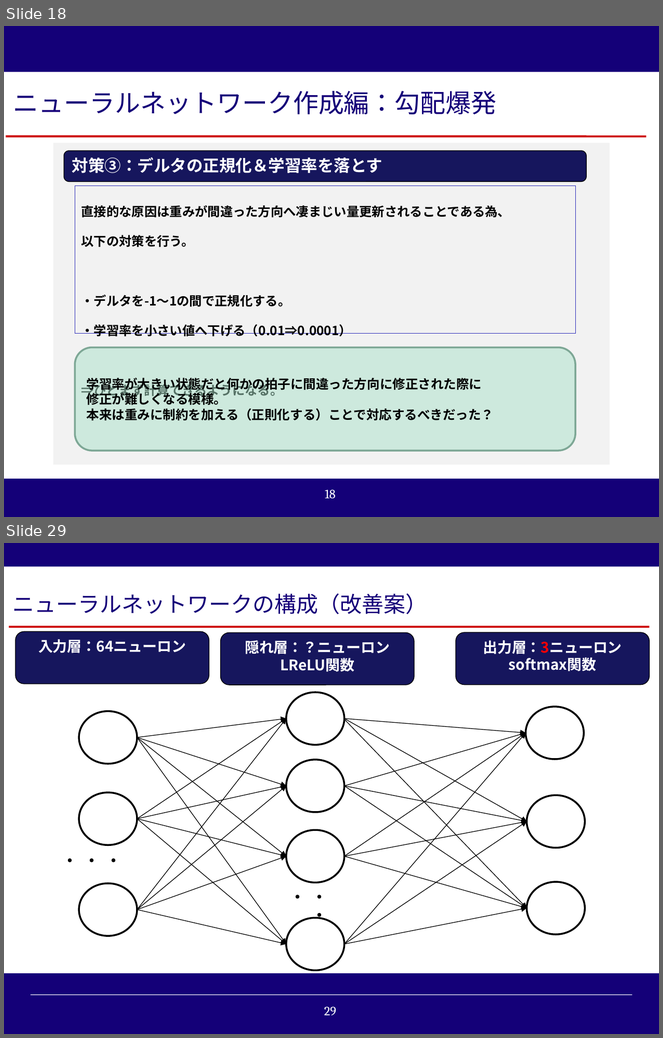
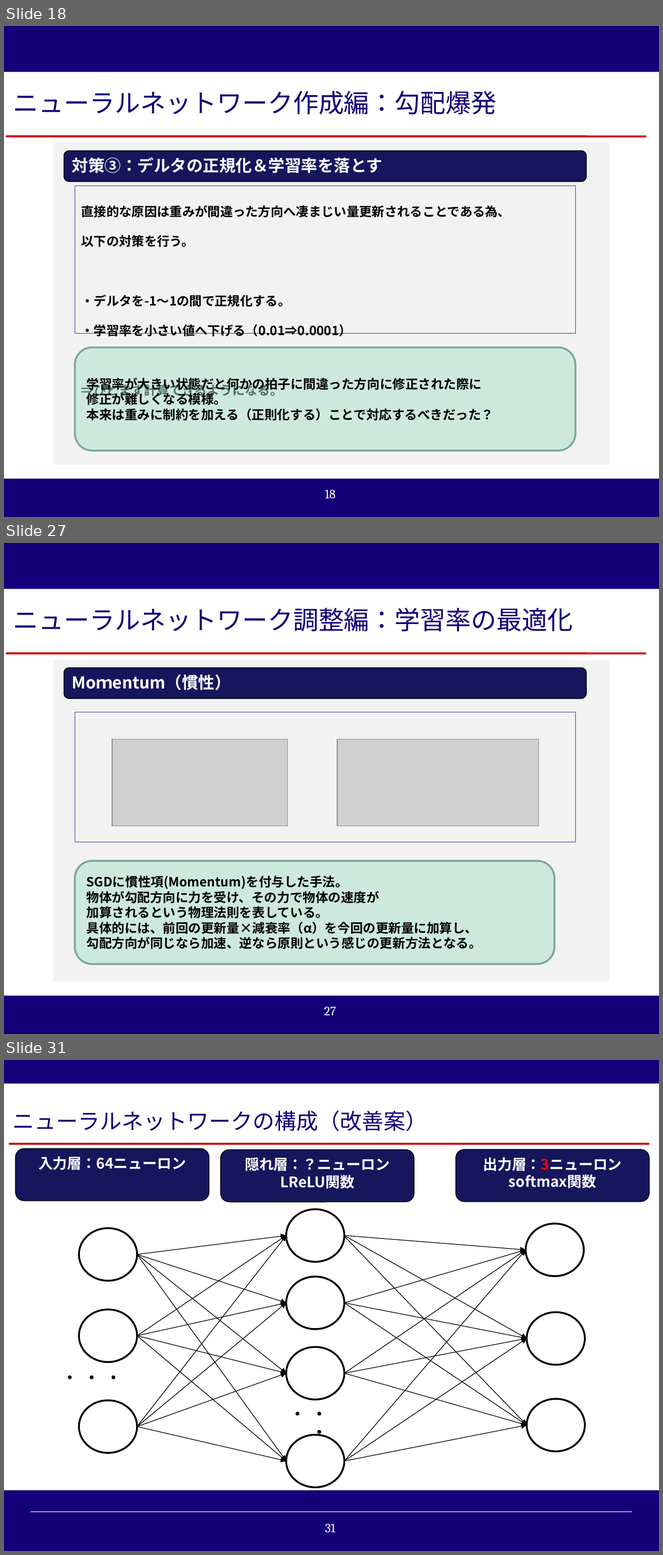
Before and after one commit to reversi-ir/ai-program, a slide deck: reversi-ai/result/オセロAI_技術アカデミー用説明資料.pptx. Shown one above the other, each under a label of ours: slides 18 and 29 before the commit, slides 18, 27 and 31 after it; the slides between them are not shown. The pictures are 663x1038 and 663x1555 pixels, drawn with LibreOffice and Linux fonts; fonts in the diff are those of the drawing; grey boxes stand for pictures; background and template pictures are left out. Boxes give left, top, right and bottom in pixels: in the first picture for what was removed or moved away, otherwise in the second. Text is boxed around its words. In the diff, an @@ line names an element or a change of style, - is before the commit and + after.

Commit message:
学習中

```diff
--- a/reversi-ai/result/オセロAI_技術アカデミー用説明資料.pptx
+++ b/reversi-ai/result/オセロAI_技術アカデミー用説明資料.pptx
@@ slide 27 added at (4, 543, 659, 1034), background #140078; not listed: 2 template elements that a slide beside it also shows @@
@@ rectangle added at (4, 589, 659, 996), fill #FFFFFF @@
@@ rectangle added at (7, 589, 646, 650), fill #FFFFFF, 28 pt, text #140078 @@
+ニューラルネットワーク調整編：学習率の最適化
@@ line added from (6, 654) to (647, 654), #CC0000 2.25 pt @@
@@ rectangle added at (53, 659, 609, 982), fill #F2F2F2 @@
@@ rounded rectangle added at (64, 667, 586, 698), fill #17175C, outline #000000 0.75 pt, 18 pt, text #FFFFFF, bold @@
+Moｍentum（慣性）
@@ rectangle added at (75, 713, 575, 843), outline #2D2DB9 0.75 pt @@
@@ picture added at (112, 739, 288, 826) @@
@@ picture added at (337, 739, 539, 825) @@
@@ rounded rectangle added at (75, 861, 554, 965), fill #AAE2CA at 50% opacity, outline #7EA795 2 pt, 14 pt, text #000000, bold @@
+SGDに慣性項(Momentum)を付与した手法。
+物体が勾配方向に力を受け、その力で物体の速度が
+加算されるという物理法則を表している。
+具体的には、前回の更新量×減衰率（α）を今回の更新量に加算し、
+勾配方向が同じなら加速、逆なら原則という感じの更新方法となる。
@@ what was slide 29 is now slide 31 @@
@@ page number at (325, 1524, 335, 1533): text changed @@
-29
+31
```
Also in this commit, not shown: 3 slides changed, 2 other slides added, 1 slide removed, 19 other files.
